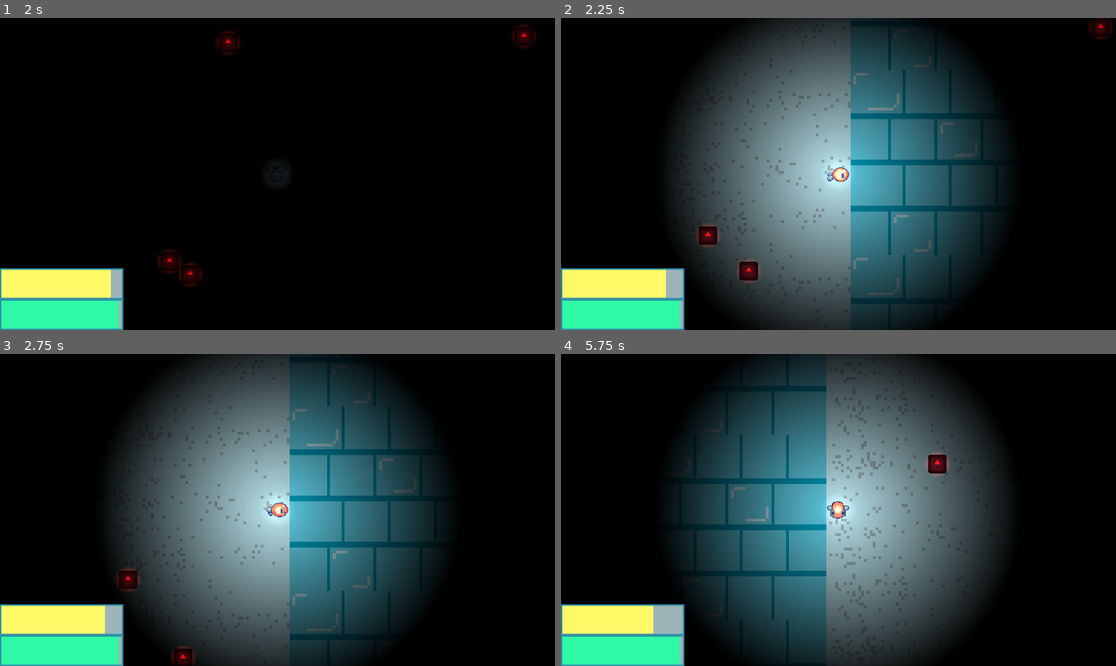
Above: before the commit, frames 1-4 (two rows, left to right).
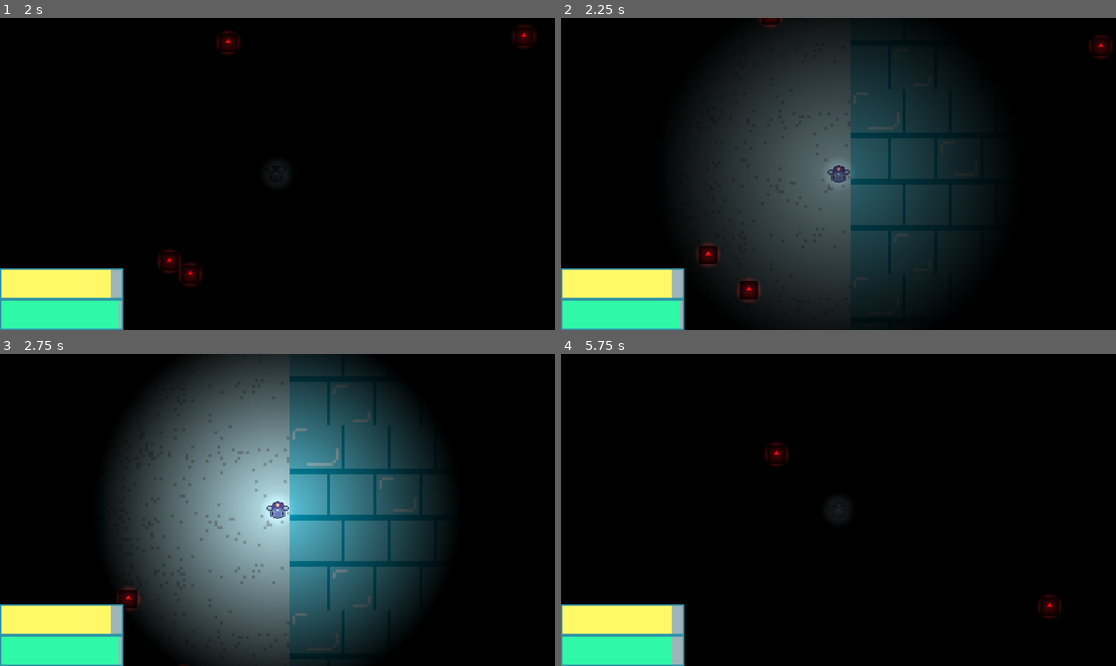
Above: after the commit, the same moments.

Repository: FoxyFox909/cold_light
Game: Godot game, scene res://scenes/main.tscn
Two runs of this game, one before a commit and one after it. Both use one fixed random seed, a clock stepped at 60 frames per second and the inputs below. The engine's default icon, where the game draws it, is replaced by a stand-in: a white triangle on a blue panel in a dark square.
Inputs:
- Up to frame 1 (2 s): hold D (right) 0.53-1.28 s; hold Space (light) 0.53-1.28 s; hold S (down) from 1.28 s (still down); tap Space (light) at 1.35 s
- Up to frame 2 (2.25 s): release S (down) at 2.03 s; hold D (right) from 2.03 s (still down); hold Space (light) from 2.03 s (still down)
- Up to frame 3 (2.75 s): keep holding D (right); keep holding Space (light)
- Up to frame 4 (5.75 s): release D (right) at 2.78 s; release Space (light) at 2.78 s; hold W (up) 2.78-3.53 s; tap Space (light) at 2.85, 4.35 s; hold Space (light) 3.53-4.28 s; hold A (left) 3.53-5.03 s; hold S (down) from 5.03 s (still down); hold Space (light) from 5.03 s (still down)

Frame 1 is identical in both runs. In frame 2, 39% of the frame differs, in the area x 18-100%, y 0-98%; in frame 3, 4.8%; in frame 4, 49%, in the area x 16-91%, y 0-100%.

Commit message:
implement death animation Sadge

Diff:
--- a/scenes/player/light.gd
+++ b/scenes/player/light.gd
@@ -3,6 +3,8 @@
 var is_light_on : bool = false
 var is_locked : bool = false
 var reload_tween : Tween
+
+var energy : float = 1.0 : set = set_energy
 
 @onready var player_character: PlayerCharacter = $".."
 @onready var point_light_2d: PointLight2D = $PointLight2D
@@ -14,6 +16,9 @@
 func _ready() -> void:
 	light_timer.timeout.connect(_on_light_timer_timeout)
 	light_reload_timer.timeout.connect(_on_light_reload_timer_timeout)
+
+	#await get_tree().create_timer(2.0).timeout
+	#death_light()
 
 func _process(_delta: float) -> void:
 	point_light_2d.visible = is_light_on
@@ -53,6 +58,29 @@
 		light_timer.stop()
 		light_reload_timer.start()
 
+func death_light() -> void:
+	is_locked = true
+	if is_light_on and is_instance_valid(reload_tween):
+		reload_tween.kill()
+
+	is_light_on = true
+	energy = 0
+	var tween : Tween = get_tree().create_tween()
+	tween.tween_property(self, "energy", 1, 0.5)
+	tween.tween_property(self, "energy", 0, 0.5).set_delay(0.5)
+	tween.tween_property(self, "energy", 1, 0.20).set_delay(0.5)
+	tween.tween_property(self, "energy", 0, 0.30)
+	tween.tween_property(self, "energy", 0.5, 0.10).set_delay(0.5)
+	tween.tween_property(self, "energy", 0, 0.10)
+	tween.tween_callback(func() -> void: is_light_on = false)
+	tween.tween_property(player_character, "modulate:a", 0.0, 1.5)
+	tween.tween_property($PassiveLight, "energy", 0.0, 1.0)
+
+func set_energy(value: float) -> void:
+	energy = clampf(value, 0.0, 1.0)
+	point_light_2d.energy = energy
+	#print("new light_opacity: ", $Light/PointLight2D.modulate.a)
+
 func _on_light_timer_timeout() -> void:
 	player_character.light_fuel -= player_character.light_cost
 
--- a/scenes/player/player_character.gd
+++ b/scenes/player/player_character.gd
@@ -28,6 +28,9 @@
 	health_updated.emit(health)
 	light_fuel_updated.emit(light_fuel)
 	sprite.play("fly_down")
+
+	await get_tree().create_timer(2.0).timeout
+	die()
 
 func get_input() -> void:
 	var input_direction : Vector2 = Input.get_vector("left", "right", "up", "down")
@@ -95,5 +98,14 @@
 func needs_resources() -> bool:
 	return health < max_health or light_fuel < max_light_fuel
 
+## Firefly fucking dies ;-;
+func die() -> void:
+	set_physics_process(false)
+	$CollisionShape2D.set_deferred("disabled", true)
+	sprite.pause()
+	light.death_light()
+
+
+
 func _on_freezing_damage_tick(damage_amount: int) -> void:
 	health -= damage_amount
--- a/scenes/world/freeze_ticker.gd
+++ b/scenes/world/freeze_ticker.gd
@@ -1,4 +1,7 @@
 extends Node
+
+## How
+@export var damage_per_tick : int = 2
 
 @onready var timer: Timer = $Timer
 
@@ -11,8 +14,5 @@
 	timer.stop()
 
 func _on_timer_timout() -> void:
-	var damage_amount : int = 2
-	EventBus.freezing_damage_tick.emit(damage_amount)
-	print("freeze tick (", damage_amount, " damage)")
-
-## Change for github test
+	EventBus.freezing_damage_tick.emit(damage_per_tick)
+	#print("freeze tick (", damage_per_tick, " damage)")
